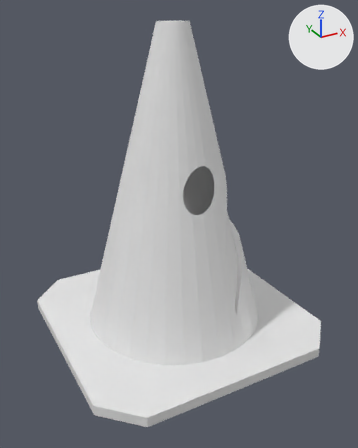
Renders of the FBX model Assets/evie/source/cone3.fbx from each side of a commit.
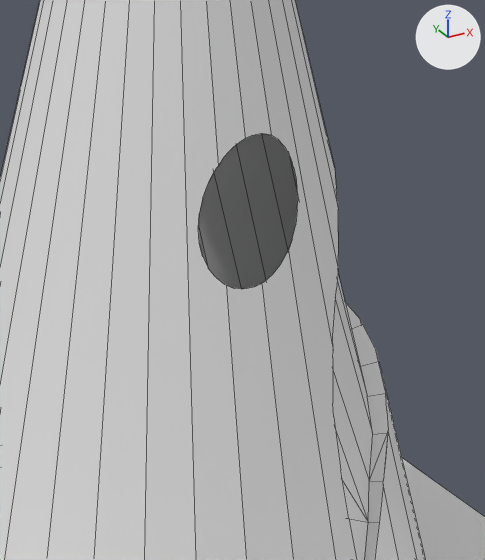
Old and new are each drawn whole from a 50 mm camera at (-1.72, -3.22, 1.44) aimed at (-0.02, -0.12, -0.11) and again close up on the part from 34% to 76% of the width and 28% to 67% of the height. Arrows for +X, +Y and +Z are at upper right; the lights stay in place. The close-ups show mesh edges as thin lines.
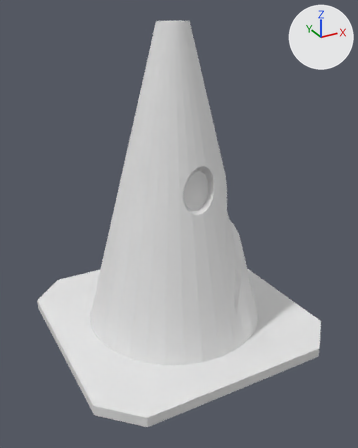
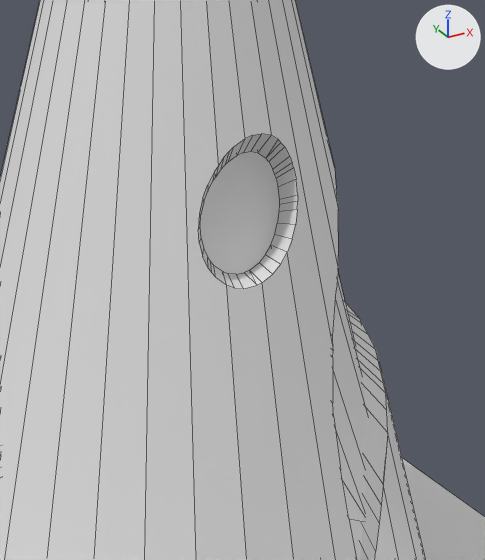
Edits to the scene script, one JSON object a line:
```json
{"block": "me_cone_002", "where": "# used by ob_cone_002; location = (0.0, 0.0, 0.0)"}
{"op": "remove", "block": "me_cone_002", "code": "me_cone_002.from_pydata(...)  # 321 vertices, 107 faces; spans x -0.73..0.73, y -0.73..0.73, z -1.0..1.35"}
{"op": "add", "block": "me_cone_002", "code": "me_cone_002.from_pydata(...)  # 435 vertices, 261 faces; spans x -0.73..0.73, y -0.73..0.73, z -1.0..1.35"}
{"block": "me_cone_002", "change": "me_cone_002 part 1"}
{"block": "me_cone_002", "change": "73 vertices are removed from x -0.13..0.46, y -0.58..0.58, z -0.65..0.41"}
{"block": "me_cone_002", "change": "67 faces are deleted"}
{"block": "me_cone_002", "change": "30 vertices move from x 0.0..0.46, y -0.6..0.6, z -0.73..0.38 to x 0.02..0.43, y -0.5..0.5, z -0.57..0.38"}
{"block": "me_cone_002", "change": "187 vertices are added at x -0.57..0.61, y -0.59..0.58, z -0.79..1.11"}
{"block": "me_cone_002", "change": "221 new faces join them"}
{"op": "add", "block": "me_cone_003", "code": ["me_cone_003 = bpy.data.meshes.new('Cone.003')", "me_cone_003.from_pydata(...)  # 37 vertices, 1 face; spans x -0.088..0.126, y -0.36..-0.287, z 0.091..0.353"]}
{"op": "add", "block": "ob_cone_001", "code": ["ob_cone_001 = bpy.data.objects.new('Cone.001', me_cone_003)", "ob_cone_001.location = (0.0, 0.0, 0.0)"]}
```

Where the change shows, as pixel boxes (x1, y1, x2, y2) in the close-ups (485 x 560 px):
```json
{"object": "Cone.001", "change": "added", "after": [200, 151, 279, 274]}
{"part": 1, "of": "me_cone_002", "change": "built on", "before": [181, 0, 426, 560], "after": [181, 0, 426, 560]}
{"object": "Cone.004", "change": "unchanged, covered by the edit", "before": [198, 134, 373, 560], "after": [333, 275, 368, 560]}
```
